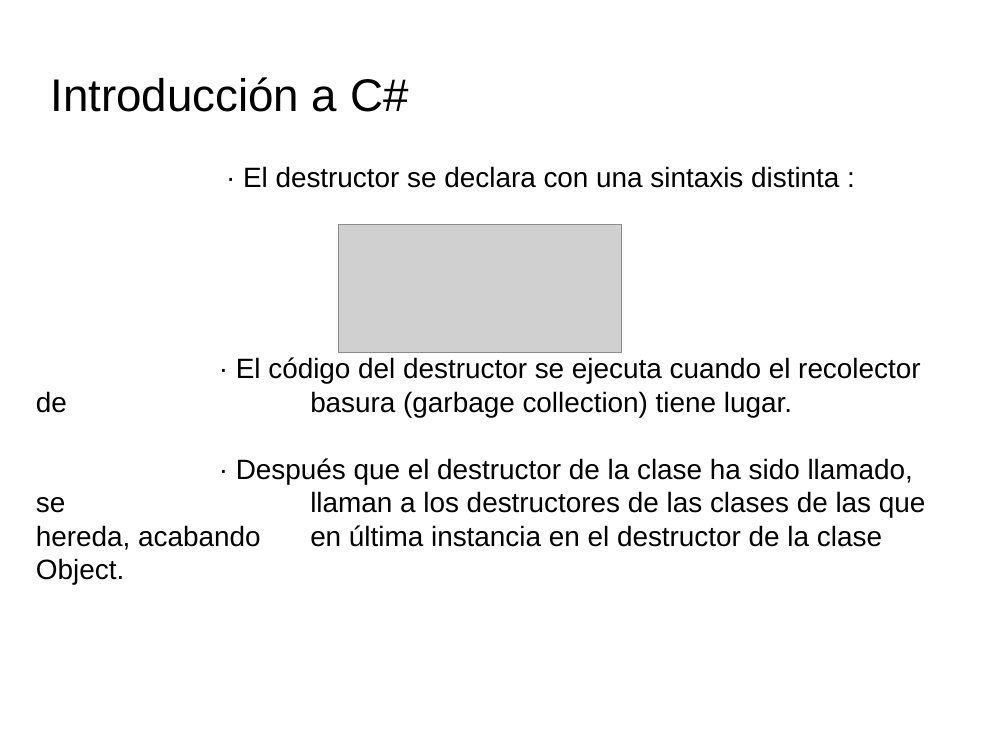
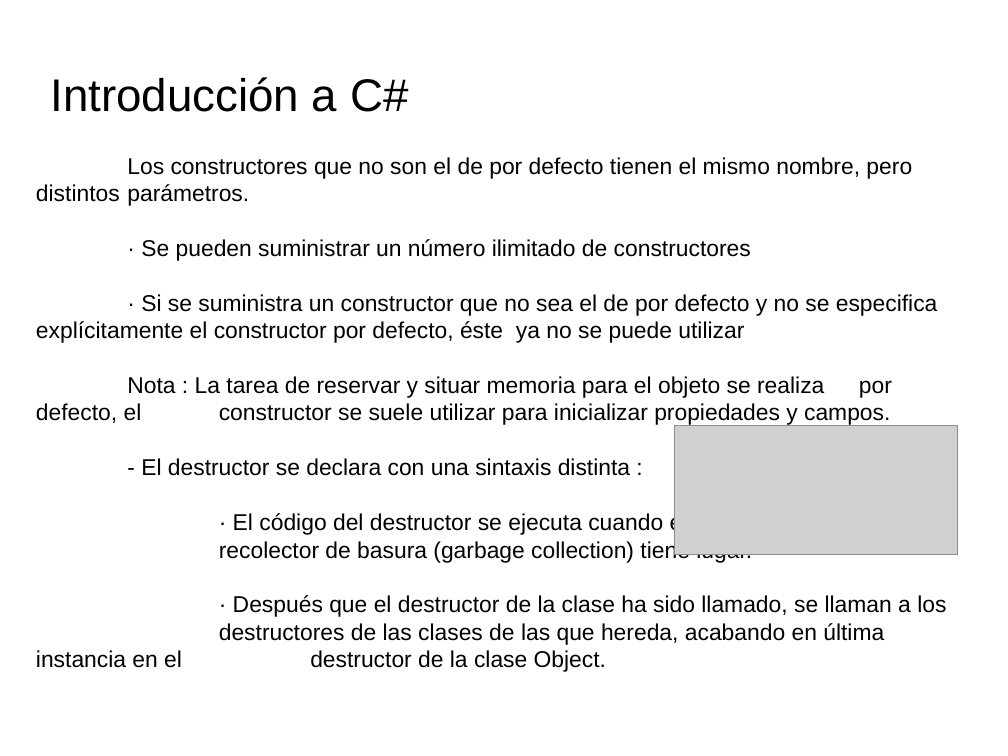
Before and after one commit to videojuegos-abastos/PMV, a slide deck: slide 7 of te/Tema 4 (Chema)/t4.2.- Definiendo clases.odp (slide 9 before the commit). Drawn at 1008x756 pixels with LibreOffice and Linux fonts; fonts in the diff are those of the drawing; grey boxes stand for pictures; background and template pictures are left out. Boxes give left, top, right and bottom in pixels: in the first picture for what was removed or moved away, otherwise in the second. Text is boxed around its words. In the diff, an @@ line names an element or a change of style, - is before the commit and + after.

```diff
--- a/te/Tema 4 (Chema)/t4.2.- Definiendo clases.odp
+++ b/te/Tema 4 (Chema)/t4.2.- Definiendo clases.odp
@@ text at box(36, 157, 938, 563): text changed; size 22 to 18 pt @@
-· El código del destructor se ejecuta cuando el recolector de basura (garbage collection) tiene lugar.
+Los constructores que no son el de por defecto tienen el mismo nombre, pero distintos parámetros.
+· Se pueden suministrar un número ilimitado de constructores
+· Si se suministra un constructor que no sea el de por defecto y no se especifica explícitamente el constructor por defecto, éste ya no se puede utilizar
+Nota : La tarea de reservar y situar memoria para el objeto se realiza por defecto, el constructor se suele utilizar para inicializar propiedades y campos.
+- El destructor se declara con una sintaxis distinta :
+· El código del destructor se ejecuta cuando el
+recolector de basura (garbage collection) tiene lugar.
@@ text "Los constructores que no son ...": place and size @@
-text "Los constructores que no son ..." at box(36, 357, 926, 550)
+text "Los constructores que no son ..." at box(36, 157, 946, 672)
@@ text "Los constructores que no son ..." at box(36, 157, 946, 672): vertical alignment middle to top @@
@@ text removed at box(243, 166, 839, 188) @@
-· El destructor se declara con una sintaxis distinta :
@@ picture: place and size @@
-picture at box(338, 224, 621, 353)
+picture at box(675, 426, 958, 555)
@@ text at box(219, 595, 946, 672): size 22 to 18 pt in "· Después que el destructor de la ..." @@
```
Also in this commit, not shown: 7 other slides changed, 1 slide added, 5 slides removed, 3 other files.
